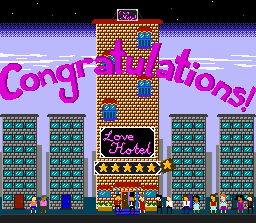
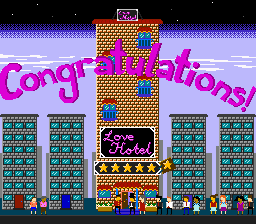
Layers edited between the first and the second 256 × 224 image:
painted on "people" over [30, 192, 254, 215]
painted on "Background" over [0, 1, 256, 224]
